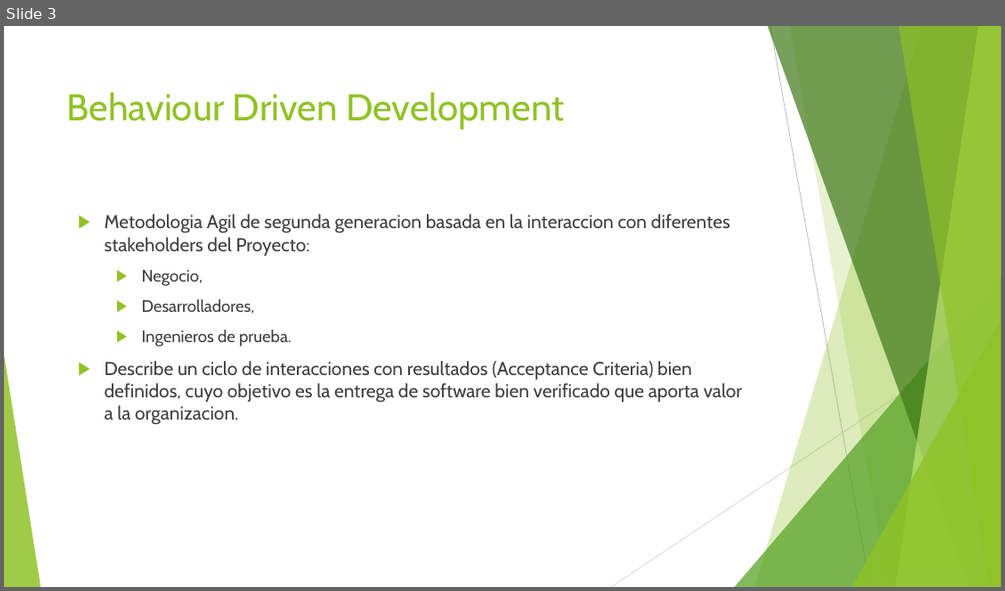
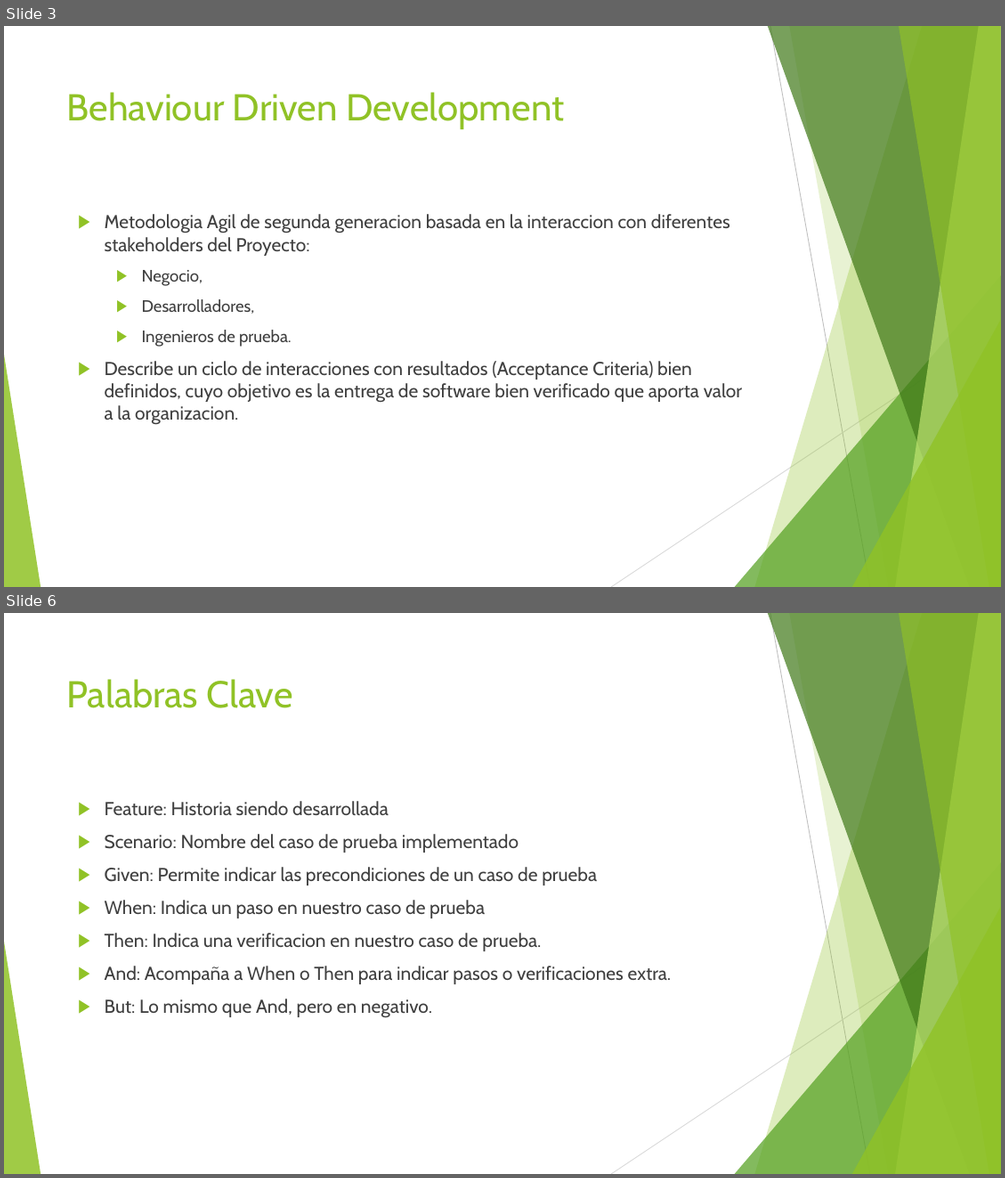
Before and after one commit to jomarnavarro/pepinazo, a slide deck: slides/Selenium Cucumber.pptx. Shown one above the other, each under a label of ours: slide 3 before the commit, slides 3 and 6 after it; the slides between them are not shown. The pictures are 1005x591 and 1005x1178 pixels, drawn with LibreOffice and Linux fonts; fonts in the diff are those of the drawing. Boxes give left, top, right and bottom in pixels: in the first picture for what was removed or moved away, otherwise in the second. Text is boxed around its words. In the diff, an @@ line names an element or a change of style, - is before the commit and + after.

```diff
--- a/slides/Selenium Cucumber.pptx
+++ b/slides/Selenium Cucumber.pptx
@@ slide 6 added at box(4, 613, 1001, 1174), background #FFFFFF; not listed: 10 template elements that a slide beside it also shows @@
@@ title added at box(67, 679, 293, 708), 36 pt, text #90C226 @@
+Palabras Clave
@@ text added at box(105, 801, 672, 1018), 18 pt, text #3F3F3F @@
+▶ Feature: Historia siendo desarrollada
+▶ Scenario: Nombre del caso de prueba implementado
+▶ Given: Permite indicar las precondiciones de un caso de prueba
+▶ When: Indica un paso en nuestro caso de prueba
+▶ Then: Indica una verificacion en nuestro caso de prueba.
+▶ And: Acompaña a When o Then para indicar pasos o verificaciones extra.
+▶ But: Lo mismo que And, pero en negativo.
```
Also in this commit, not shown: 2 slides changed, 3 other slides added, 23 slides removed.
